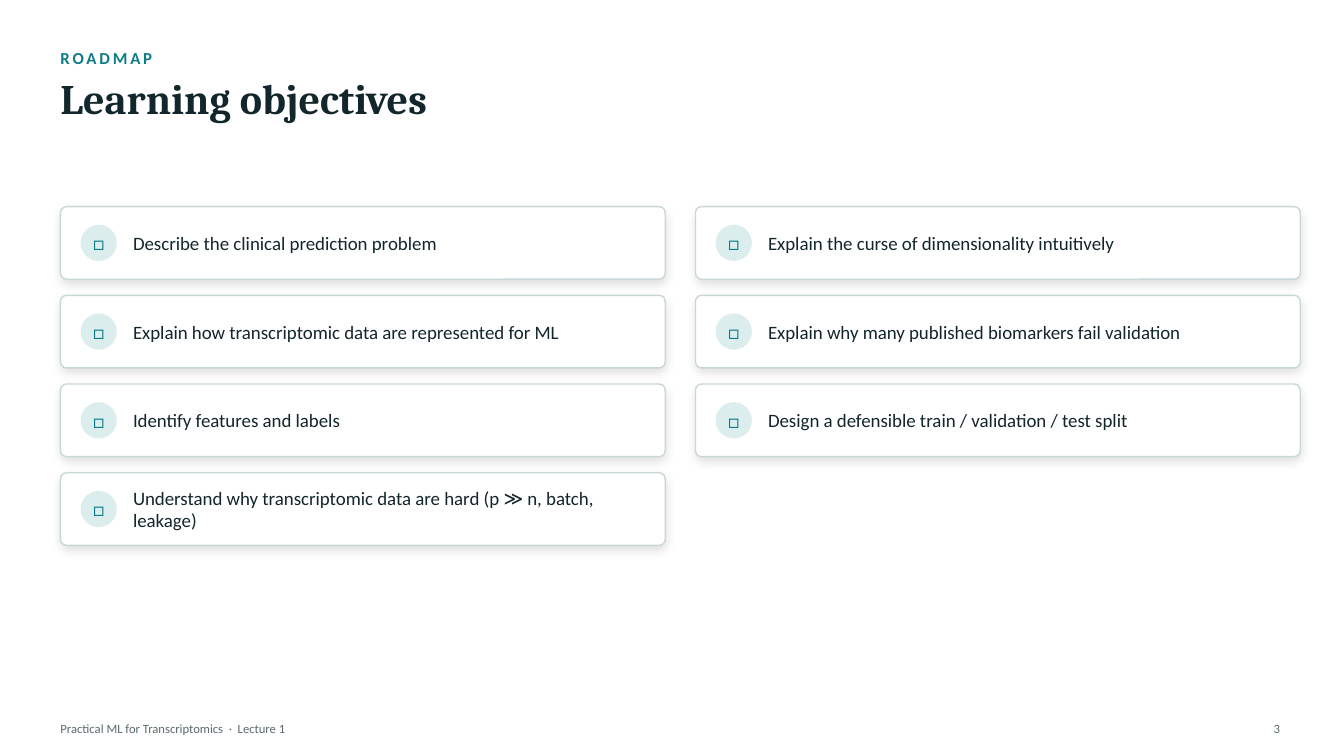
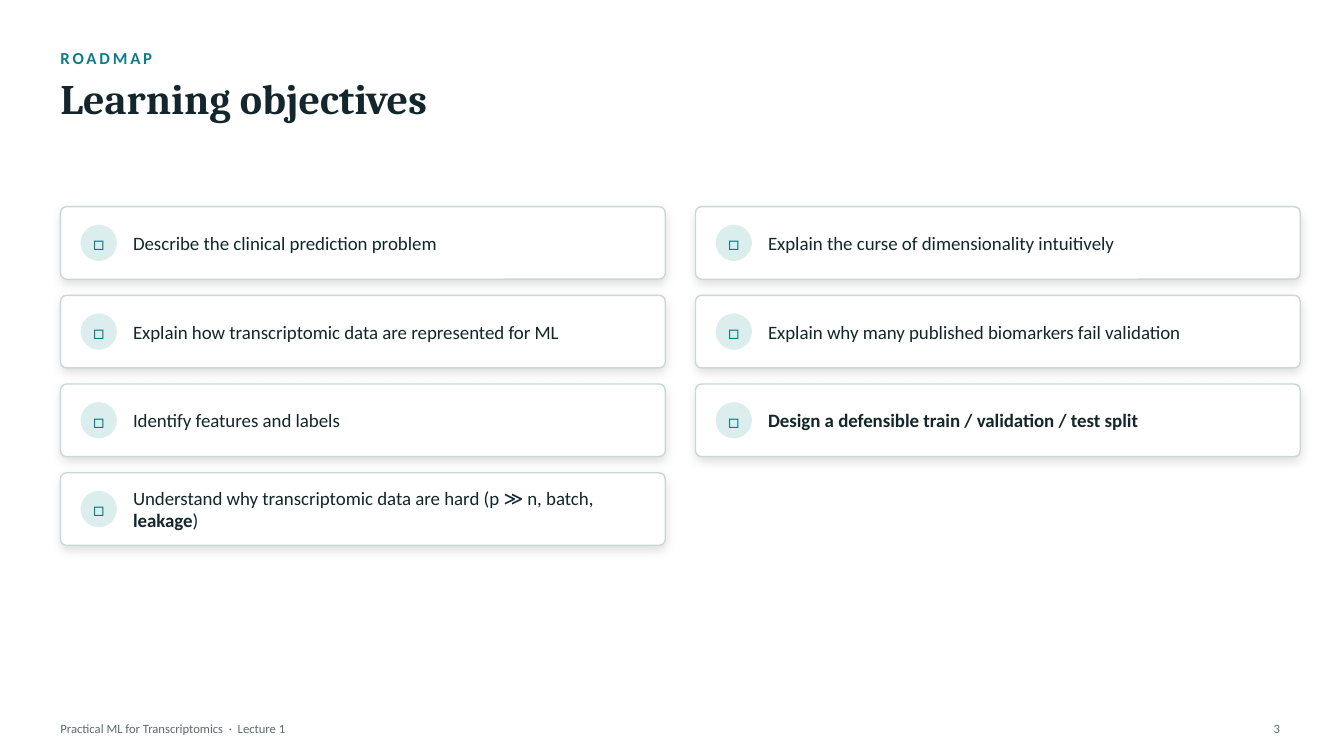
Before and after one commit to zhanyinx/ml26, a slide deck: slide 3 of lessons/lesson01_biological_question/theory/slides/Lecture1 - From Biological Question to ML Problem.pptx. Drawn at 1344x756 pixels with LibreOffice and Linux fonts; fonts in the diff are those of the drawing. Boxes give left, top, right and bottom in pixels: in the first picture for what was removed or moved away, otherwise in the second. Text is boxed around its words. In the diff, an @@ line names an element or a change of style, - is before the commit and + after.

```diff
--- a/lessons/lesson01_biological_question/theory/slides/Lecture1 - From Biological Question to ML Problem.pptx
+++ b/lessons/lesson01_biological_question/theory/slides/Lecture1 - From Biological Question to ML Problem.pptx
@@ text "Design a defensible train / ..." at (x1=768, y1=413, x2=1138, y2=431): bold on @@
@@ text "Understand why transcriptomic data are ..." at (x1=133, y1=491, x2=593, y2=531): bold on in "leakage)" @@
```
Also in this commit, not shown: 7 other slides changed.
